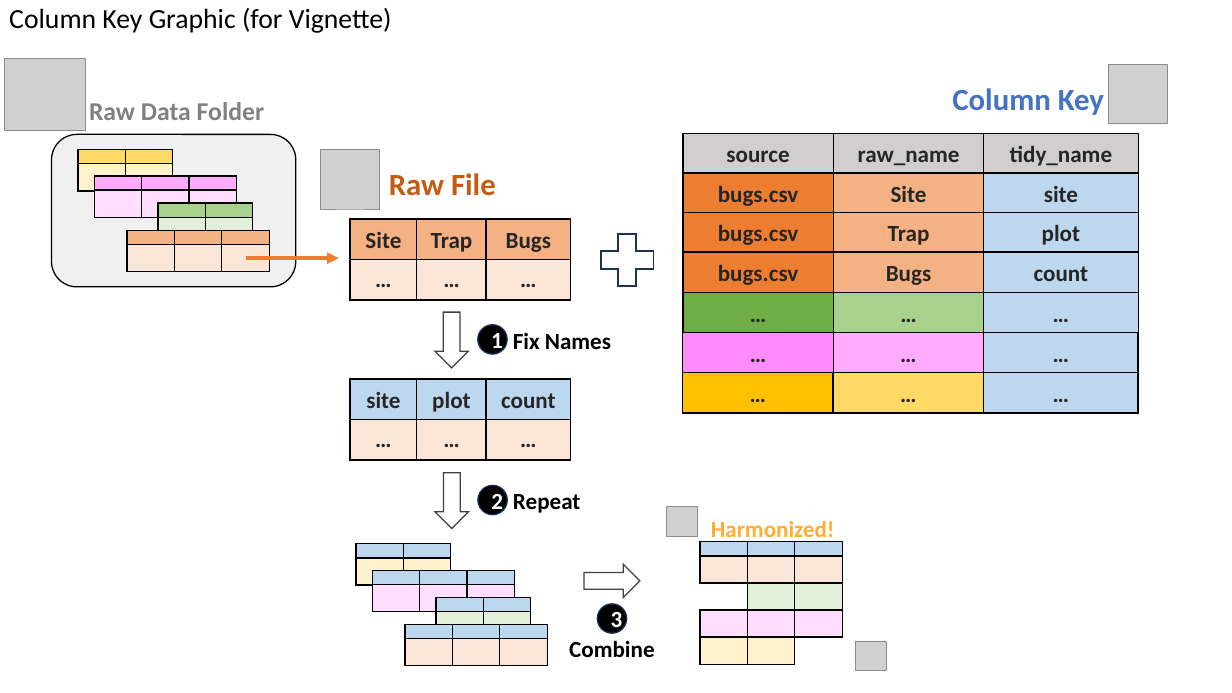
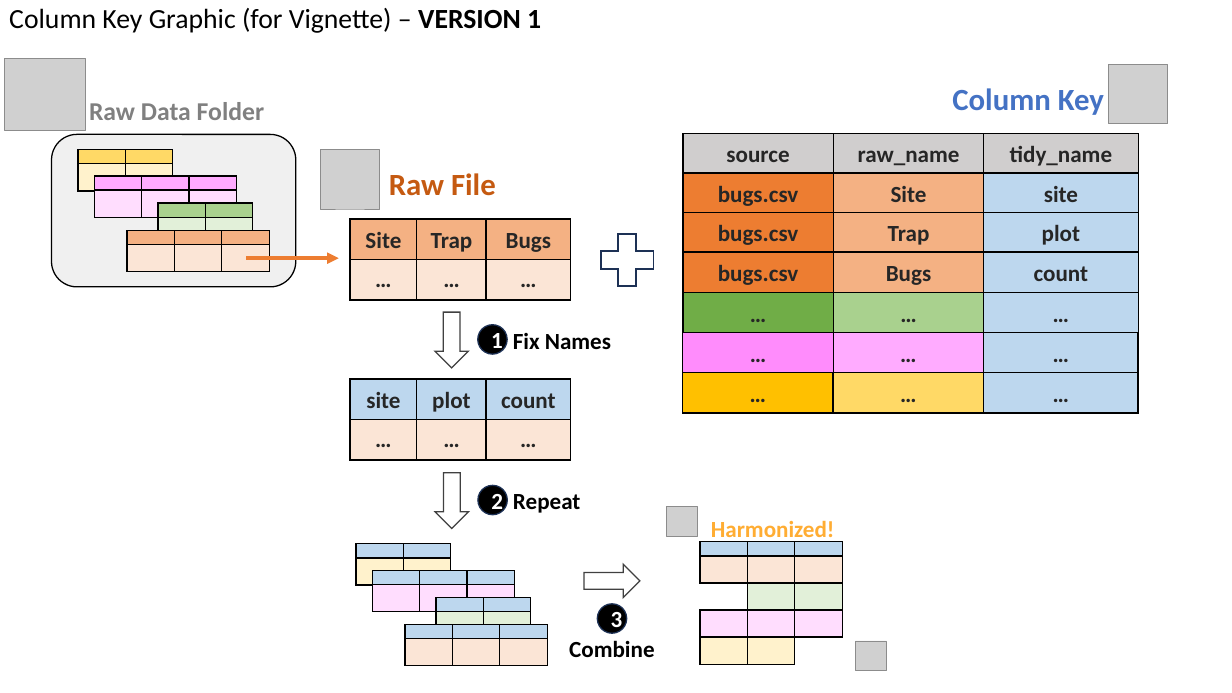
Before and after one commit to lter/ltertools, a slide deck: slide 3 of maintain/vignette-graphics.pptx (slide 2 before the commit). Drawn at 1232x693 pixels with LibreOffice and Linux fonts; fonts in the diff are those of the drawing; grey boxes stand for pictures; background and template pictures are left out. Boxes give left, top, right and bottom in pixels: in the first picture for what was removed or moved away, otherwise in the second. Text is boxed around its words. In the diff, an @@ line names an element or a change of style, - is before the commit and + after.

```diff
--- a/maintain/vignette-graphics.pptx
+++ b/maintain/vignette-graphics.pptx
@@ title at bbox=[9, 8, 541, 33]: text changed @@
-Column Key Graphic (for Vignette)
+Column Key Graphic (for Vignette) – VERSION 1
```
Also in this commit, not shown: 1 slide added, 1 other file.
